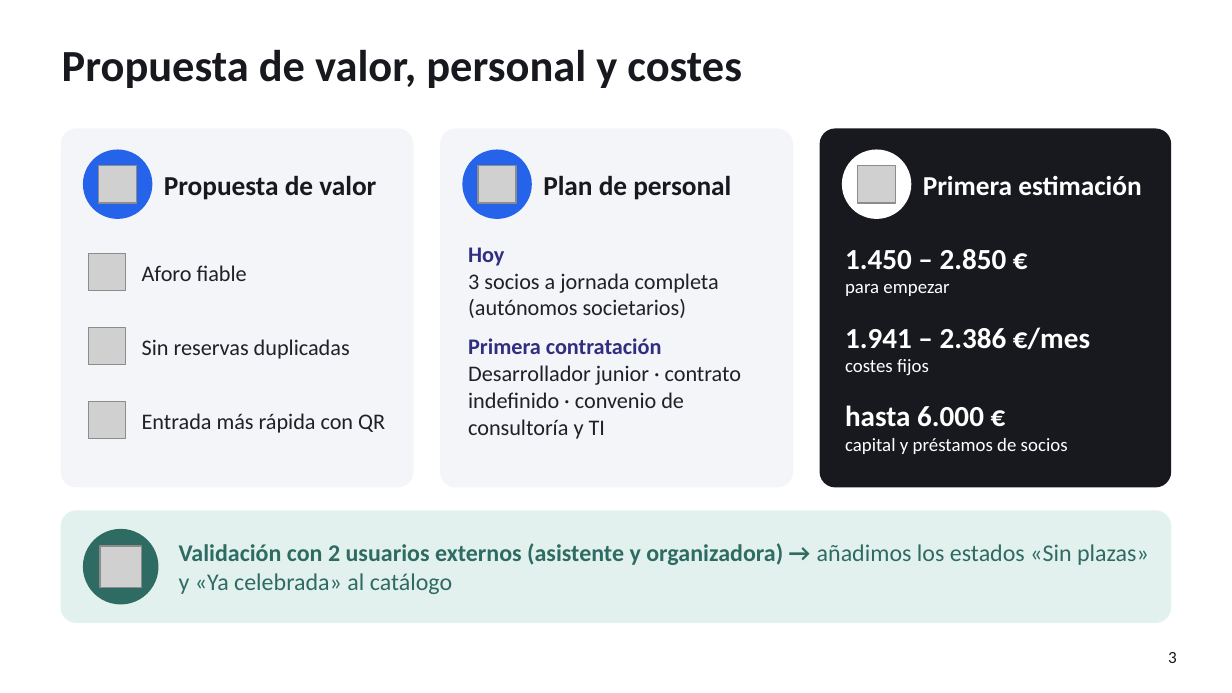
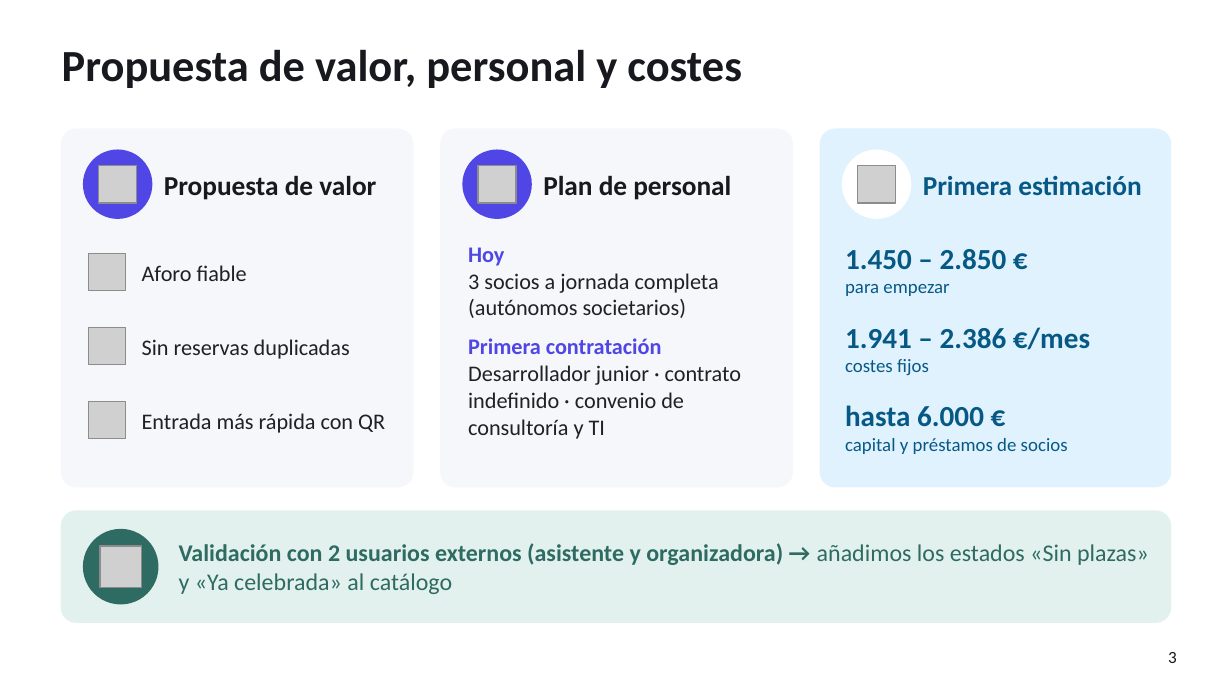
Before and after one commit to pablopedron/SABITECH, a slide deck: slide 3 of documents/Presentacion/07_2_DAW_Intermodular_1Evaluacion_SABITECH_WEB_Presentacion.pptx. Drawn at 1232x693 pixels with LibreOffice and Linux fonts; fonts in the diff are those of the drawing; grey boxes stand for pictures; background and template pictures are left out. Boxes give left, top, right and bottom in pixels: in the first picture for what was removed or moved away, otherwise in the second. Text is boxed around its words. In the diff, an @@ line names an element or a change of style, - is before the commit and + after.

```diff
--- a/documents/Presentacion/07_2_DAW_Intermodular_1Evaluacion_SABITECH_WEB_Presentacion.pptx
+++ b/documents/Presentacion/07_2_DAW_Intermodular_1Evaluacion_SABITECH_WEB_Presentacion.pptx
@@ rounded rectangle at [62,129,413,487]: fill #F4F5F8 to #F5F7FB; outline #F4F5F8 1 pt to #F5F7FB 1 pt @@
@@ rounded rectangle at [441,129,792,487]: fill #F4F5F8 to #F5F7FB; outline #F4F5F8 1 pt to #F5F7FB 1 pt @@
@@ rounded rectangle at [821,129,1170,487]: fill #17191F to #E0F2FE; outline #17191F 1 pt to #E0F2FE 1 pt @@
@@ ellipse at [84,150,152,218]: fill #2563EB to #4F46E5; outline #2563EB 1 pt to #4F46E5 1 pt @@
@@ ellipse at [463,150,531,218]: fill #2563EB to #4F46E5; outline #2563EB 1 pt to #4F46E5 1 pt @@
@@ text at [468,247,662,354]: text colour #312E81 to #4F46E5 in "Hoy", "Primera contratación" @@
@@ text colour #FFFFFF to #075985 in 4 elements at [923,176,1141,195], [845,249,1007,296], [845,327,1090,376], [845,405,1068,454] @@
```
Also in this commit, not shown: 14 other slides changed.
